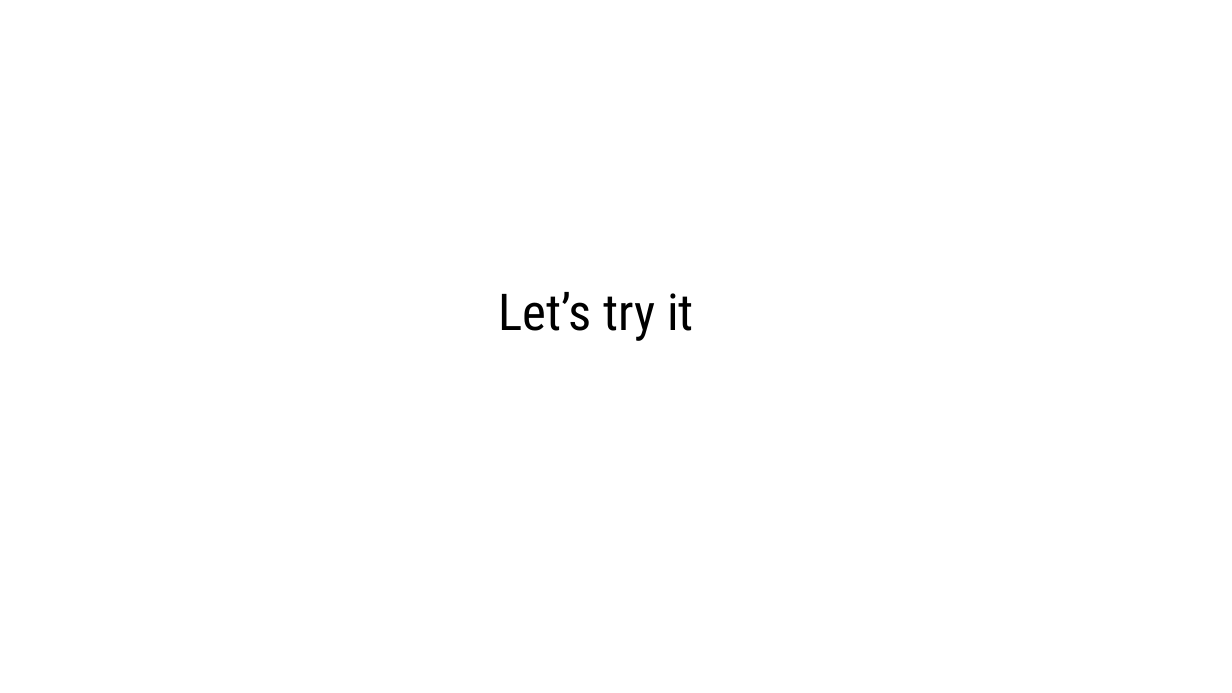
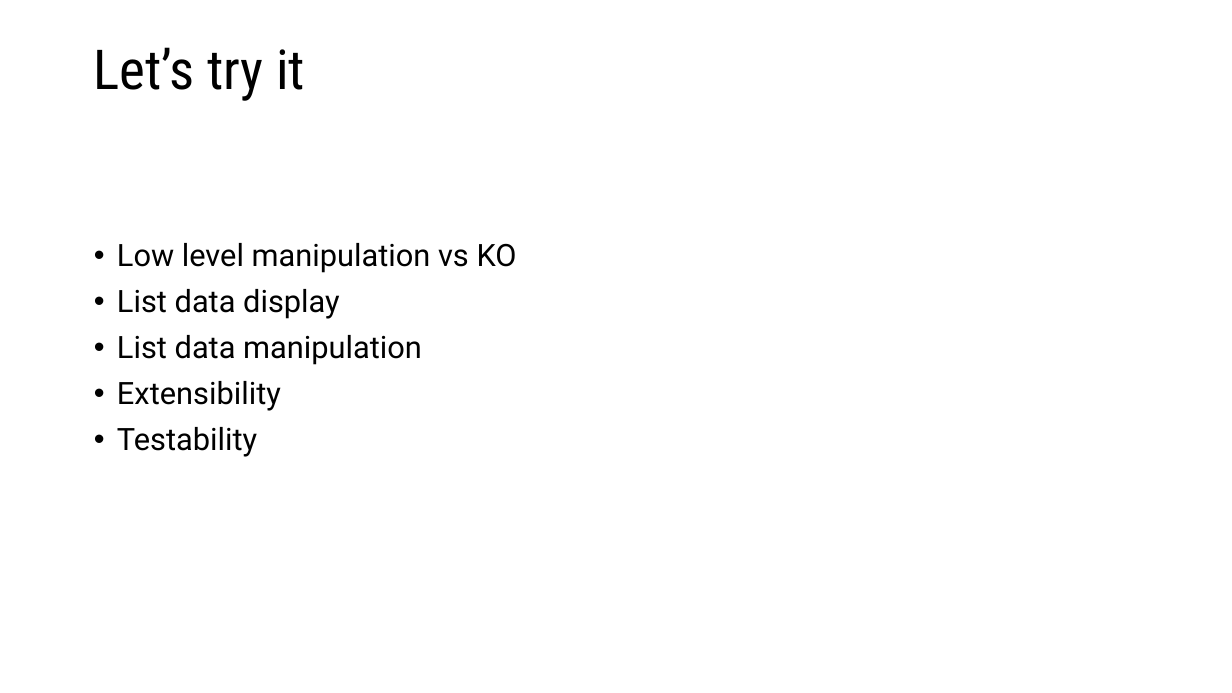
Before and after one commit to vba/presentations, a slide deck: slide 11 of knockout.js/knockout.js.pptx. Drawn at 1232x693 pixels with LibreOffice and Linux fonts; fonts in the diff are those of the drawing. Boxes give left, top, right and bottom in pixels: in the first picture for what was removed or moved away, otherwise in the second. Text is boxed around its words. In the diff, an @@ line names an element or a change of style, - is before the commit and + after.

```diff
--- a/knockout.js/knockout.js.pptx
+++ b/knockout.js/knockout.js.pptx
@@ text "Let’s try it": place and size @@
-text "Let’s try it" at bbox=[499, 292, 694, 341]
+text "Let’s try it" at bbox=[94, 47, 305, 101]
@@ text "Let’s try it" at bbox=[94, 47, 305, 101]: size 39.6 to 42.9 pt @@
@@ text added at bbox=[117, 243, 517, 457], 24 pt, text #000000 @@
+• Low level manipulation vs KO
+• List data display
+• List data manipulation
+• Extensibility
+• Testability
```
Also in this commit, not shown: 3 slides added.
